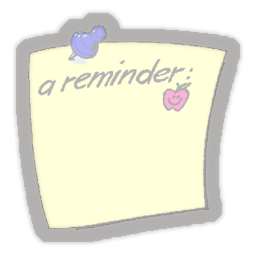
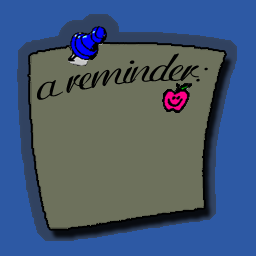
Layers edited between the first and the second w=256, h=256 image:
added layer "a reminder:" above "Layer 9 copy" over [37, 53, 208, 100]
added layer "Layer 9 copy" above "Color Fill 3" over [29, 26, 192, 135]
added layer "Color Fill 2" above "hard frame" over [29, 44, 225, 229]
added layer "hard frame" (60%) above "Layer 10 copy" over [17, 14, 237, 241]
renamed "Layer 4" to "Original", hid it over [28, 25, 228, 230]
removed layer "Layer 6" (was 50%) over [16, 13, 240, 242]
removed layer "Layer 7" (was 50%) over [10, 7, 246, 248]
added layer "Layer 2" over [0, 0, 256, 256]
